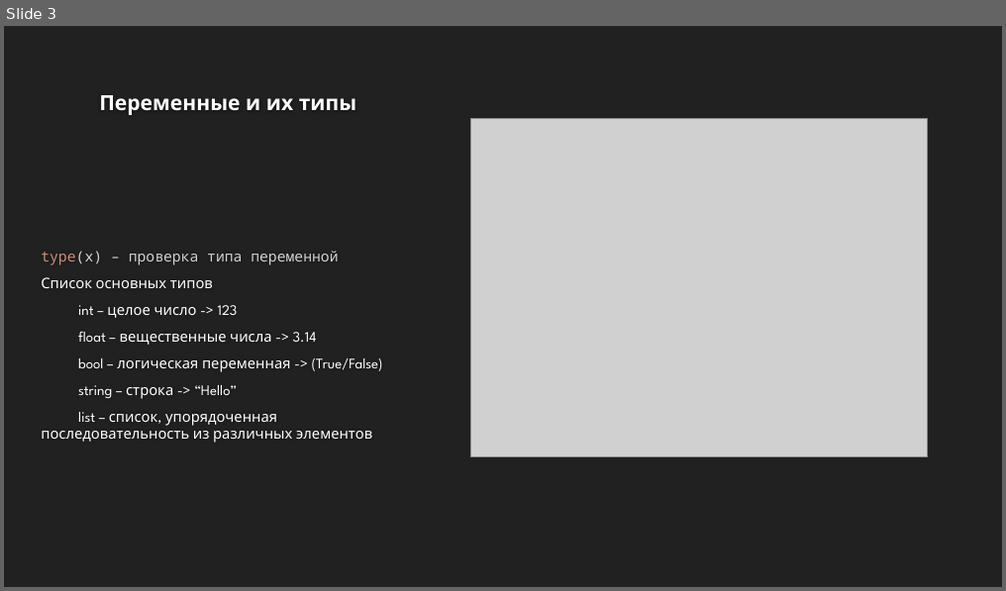
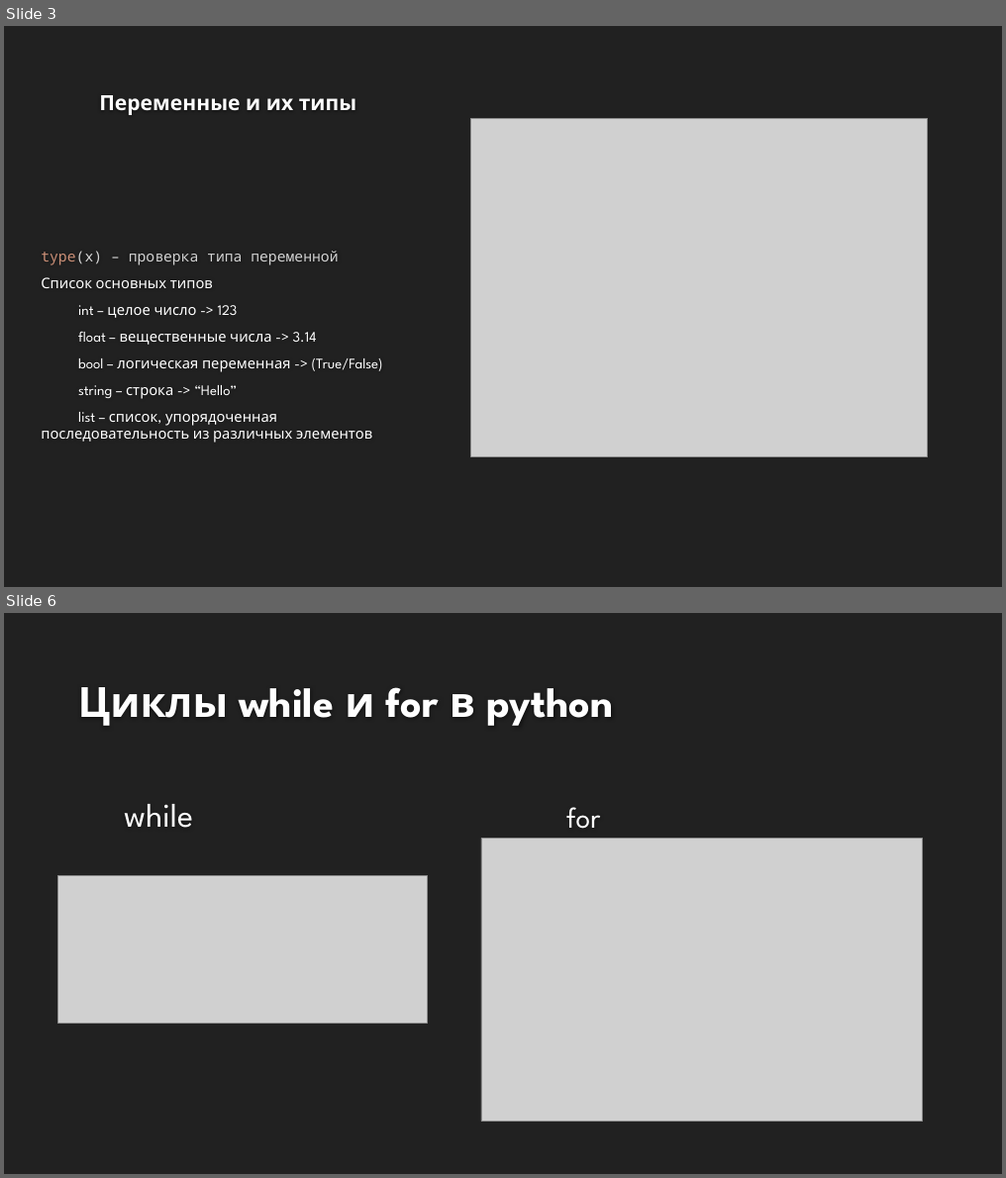
Before and after one commit to urmasa-tar/BigDataLabs, a slide deck: MyLabsAsATeacher/Семинар_1.pptx. Shown one above the other, each under a label of ours: slide 3 before the commit, slides 3 and 6 after it; the slides between them are not shown. The pictures are 1006x591 and 1006x1178 pixels, drawn with LibreOffice and Linux fonts; fonts in the diff are those of the drawing; grey boxes stand for pictures; background and template pictures are left out. Boxes give left, top, right and bottom in pixels: in the first picture for what was removed or moved away, otherwise in the second. Text is boxed around its words. In the diff, an @@ line names an element or a change of style, - is before the commit and + after.

```diff
--- a/MyLabsAsATeacher/Семинар_1.pptx
+++ b/MyLabsAsATeacher/Семинар_1.pptx
@@ slide 6 added at box(4, 613, 1002, 1174), background #212121 @@
@@ title added at box(78, 687, 613, 726), 40 pt, text #FEFEFE, bold @@
+Циклы while и for в python
@@ text added at box(124, 804, 193, 828), 32 pt, text #FFFFFF @@
+while
@@ text added at box(566, 807, 600, 829), 28 pt, text #FFFFFF @@
+for
@@ picture added at box(481, 839, 923, 1121) @@
@@ picture added at box(58, 875, 428, 1023) @@
```
Also in this commit, not shown: 2 slides changed, 1 other slide added, 7 other files.
